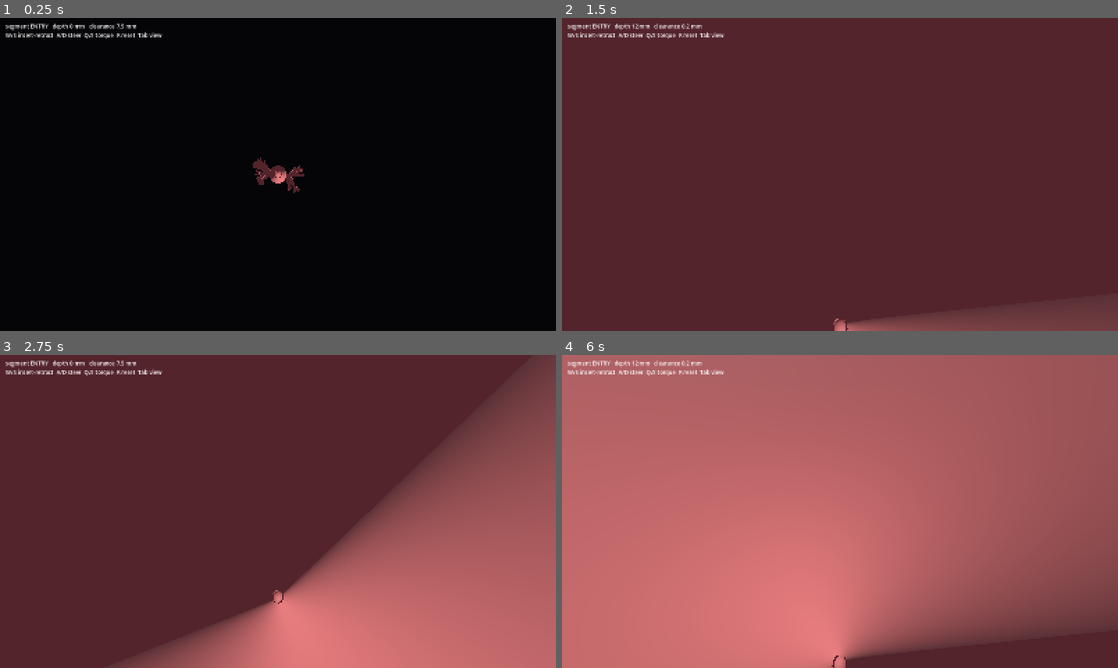
Above: before the commit, frames 1-4 (two rows, left to right).
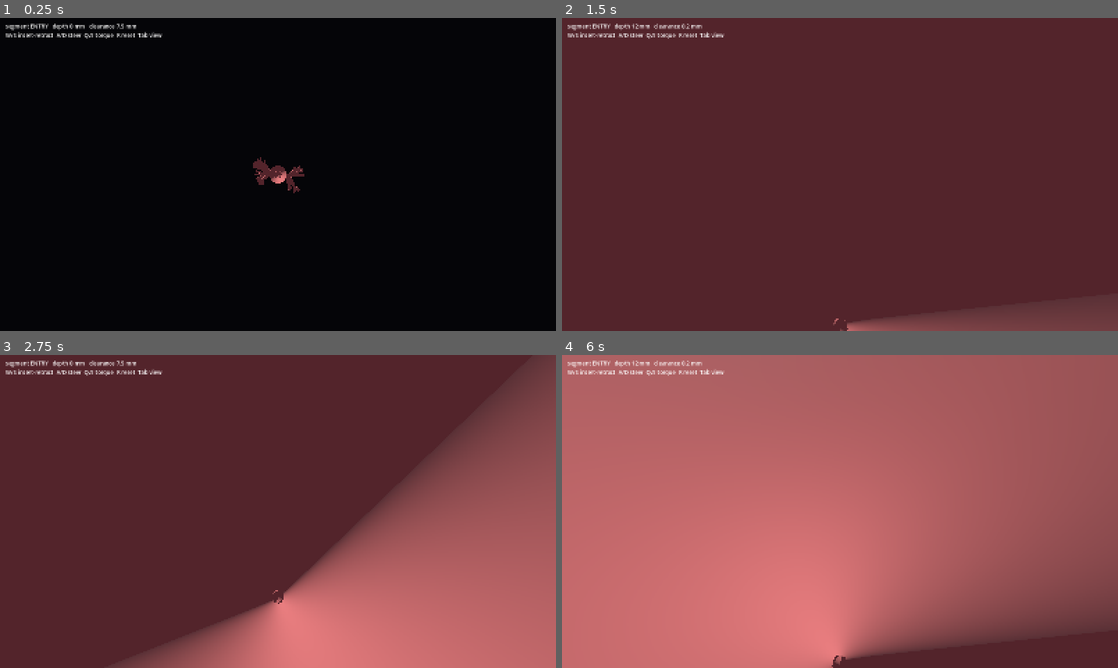
Above: after the commit, the same moments.

Repository: tareko/bronchoscopy-simulator
Game: Godot game, scene res://src/main.tscn
Two runs of this game, one before a commit and one after it. Both use one fixed random seed, a clock stepped at 60 frames per second and the inputs below.
Inputs:
- Up to frame 1 (0.25 s): no input
- Up to frame 2 (1.5 s): tap Enter at 0.5 s; hold D (sim_deflect_right) 0.53-1.28 s; hold W (sim_insert) 0.53-1.28 s; hold A (sim_deflect_left) from 1.28 s (still down); tap Tab (sim_toggle_view) at 1.35 s
- Up to frame 3 (2.75 s): release A (sim_deflect_left) at 2.03 s; hold D (sim_deflect_right) from 2.03 s (still down); hold S (sim_withdraw) from 2.03 s (still down)
- Up to frame 4 (6 s): release S (sim_withdraw) at 2.78 s; tap W (sim_insert) at 2.85 s; tap R (sim_reset) at 3.5, 5 s; release D (sim_deflect_right) at 3.53 s; hold A (sim_deflect_left) 3.53-5.78 s; tap Tab (sim_toggle_view) at 3.6, 5.85 s; tap S (sim_withdraw) at 4.35 s; hold W (sim_insert) 5.03-5.78 s; hold D (sim_deflect_right) from 5.78 s (still down)

The runs differ from the first frame. In frame 1, less than 0.1% of the frame differs, in the area x 49-53%, y 48-52%; in frame 2, less than 0.1%; in frame 3, less than 0.1%; in frame 4, less than 0.1%, in the area x 49-51%, y 96-100%.

Commit message:
fix(mesh): remove the carinal spurs - they plugged the ostia
The spur spheres filled the junction hole but also sat in front of both main
stem bronchi, so from the trachea they read as two glowing white masses rather
than a bifurcation. That was worse than the black gap they replaced. Removed.

Kept: the annulus fix (children start at the parent's bore radius) and the
light scoping (torch only in the instrument view), both of which are correct.
The junction gap is back - a small dark region at the carina - and it needs
merged airway geometry, not another prop.

Diff:
--- a/src/anatomy/airway_mesh_builder.gd
+++ b/src/anatomy/airway_mesh_builder.gd
@@ -44,43 +44,8 @@
 		var b := end + dir * overlap
 		_add_tapered_tube(st, a, b, radius_start, radius_end)
 
-	# Carinal spur: where a segment splits, its children cannot tile the parent
-	# bore, so a hole remains at the junction. A sphere parked just past the
-	# bifurcation fills it and reads as the carina, which is a ridge anyway.
-	for node in tree.nodes:
-		var label := str(node.get("label", ""))
-		var children: Array = tree.child_labels.get(label, [])
-		if children.size() < 2:
-			continue
-		var r := tree.radius_of(label)
-		var dir := tree.direction_of(label)
-		var centre := tree.end_of(label) + dir * r * 0.55
-		_add_spur(st, centre, r * 0.97)
-
 	var mesh := st.commit()
 	return mesh
-
-
-static func _add_spur(st: SurfaceTool, centre: Vector3, radius: float) -> void:
-	var rings := 8
-	var segments := 20
-	for row in rings:
-		var phi0 := PI * float(row) / float(rings)
-		var phi1 := PI * float(row + 1) / float(rings)
-		for col in segments:
-			var theta0 := TAU * float(col) / float(segments)
-			var theta1 := TAU * float(col + 1) / float(segments)
-			var p00 := _sphere_point(centre, radius, phi0, theta0)
-			var p01 := _sphere_point(centre, radius, phi0, theta1)
-			var p10 := _sphere_point(centre, radius, phi1, theta0)
-			var p11 := _sphere_point(centre, radius, phi1, theta1)
-			var n00 := (p00 - centre).normalized()
-			var n01 := (p01 - centre).normalized()
-			var n10 := (p10 - centre).normalized()
-			var n11 := (p11 - centre).normalized()
-			# outward normals: the spur is seen from the parent's lumen, so it
-			# must face the viewer or it reads as a black disc
-			_quad(st, p00, p10, p11, p01, n00, n10, n11, n01)
 
 
 static func _sphere_point(centre: Vector3, radius: float, phi: float, theta: float) -> Vector3:
Binary file changed: media/poster.png
Not shown, changed: media/bronchoscopy-simulator-demo.mp4
